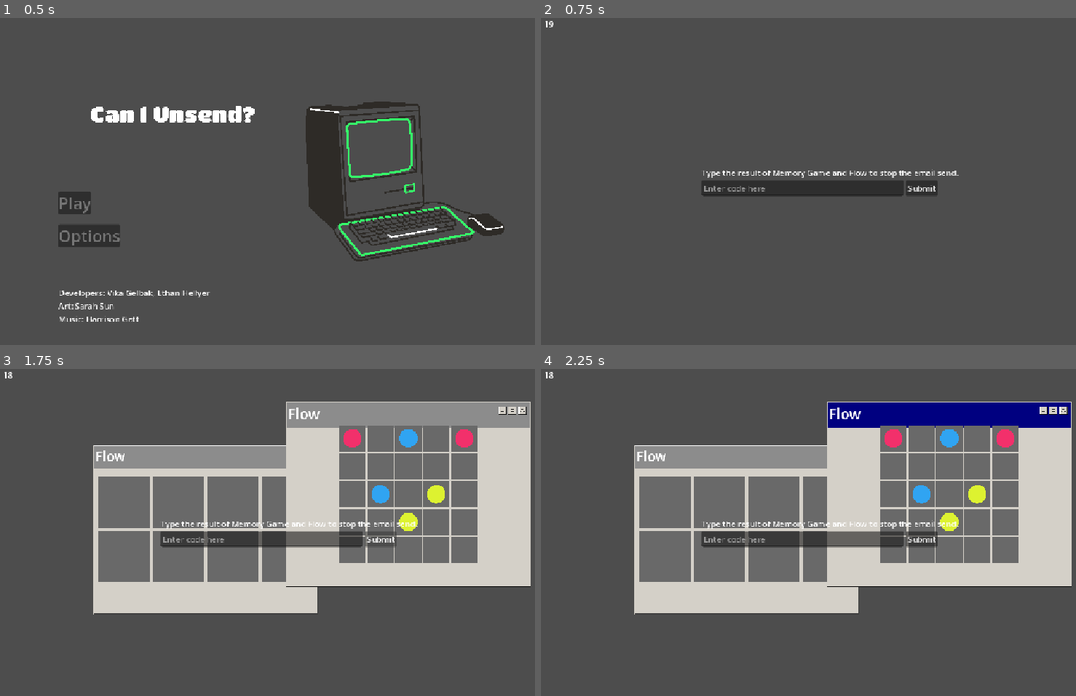
Above: before the commit, frames 1-4 (two rows, left to right).
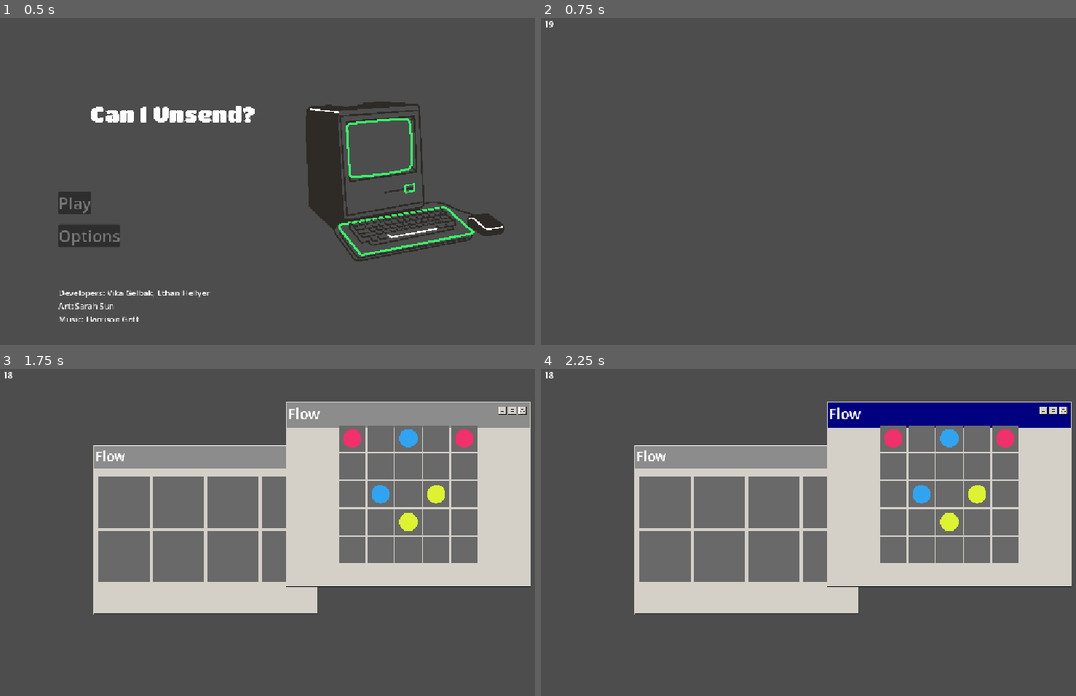
Above: after the commit, the same moments.

Repository: Vikociraptor/can_i_unsend
Game: Godot game, scene res://MainMenu.tscn
Same seed, same stepped clock (60 frames per second), same inputs: the game is played once before the commit and once after it.
Inputs (mouse positions are in pixels of both pictures, inside the frame that each line leads up to):
- Up to frame 1 (0.5 s): no input
- Up to frame 2 (0.75 s): click (615, 204) at 0.5 s
- Up to frame 3 (1.75 s): click (379, 539) at 1.25 s, where only the run before the commit has a clickable "Submit"
- Up to frame 4 (2.25 s): click (835, 454) at 2.02 s

Frame 1 is identical in both runs. In frame 2, 2.3% of the frame differs, in the area x 29-79%, y 46-55%; in frame 3, 2.4%; in frame 4, 2.4%.

Commit message:
Input is now hidden till all games are complete

Diff:
--- a/MainGameLoop.tscn
+++ b/MainGameLoop.tscn
@@ -2,13 +2,14 @@
 
 [ext_resource type="Script" uid="uid://cs1fv7gi2r4kl" path="res://main_game_loop.gd" id="1_v8d43"]
 [ext_resource type="PackedScene" uid="uid://bx0elq213kqbx" path="res://minigames/memory_minigame.tscn" id="4_h46g1"]
-[ext_resource type="PackedScene" path="res://minigames/flow_minigame.tscn" id="7_flow"]
+[ext_resource type="PackedScene" uid="uid://cetvhssiiotvk" path="res://minigames/flow_minigame.tscn" id="7_flow"]
 [ext_resource type="PackedScene" path="res://minigames/unblock_minigame.tscn" id="8_unblock"]
 
-[node name="MainGameLoop" type="Node2D" unique_id=682557079 node_paths=PackedStringArray("timerLabel")]
+[node name="MainGameLoop" type="Node2D" unique_id=682557079 node_paths=PackedStringArray("timerLabel", "input_container")]
 script = ExtResource("1_v8d43")
 all_minigames = Array[PackedScene]([ExtResource("7_flow"), ExtResource("8_unblock"), ExtResource("4_h46g1")])
 timerLabel = NodePath("CanvasLayer/Timer")
+input_container = NodePath("CanvasLayer/CenterContainer")
 
 [node name="CanvasLayer" type="CanvasLayer" parent="." unique_id=672813929]
 
--- a/main_game_loop.gd
+++ b/main_game_loop.gd
@@ -17,6 +17,8 @@
 
 @onready var intro_label : Label = $CanvasLayer/CenterContainer/VBoxContainer/IntroLabel
 @onready var code_input : LineEdit = $CanvasLayer/CenterContainer/VBoxContainer/HBoxContainer/LineEdit
+@export  var input_container : Container
+
 
 var remaining := 0
 var available_words: Array[String] = []
@@ -31,6 +33,8 @@
 	selected.shuffle()
 	selected.resize(minigame_count)
 	remaining = selected.size()
+
+	input_container.hide()
 
 	var minigames: Array[Node2D] = []
 	var names: Array[String] = []
@@ -123,6 +127,7 @@
 	remaining -= 1
 	if remaining == 0:
 		print("All minigames solved: ", results)
+		input_container.show()
 		timerCount = false
 
 # The words from each minigame, in intro order, e.g. "rocketapple".
